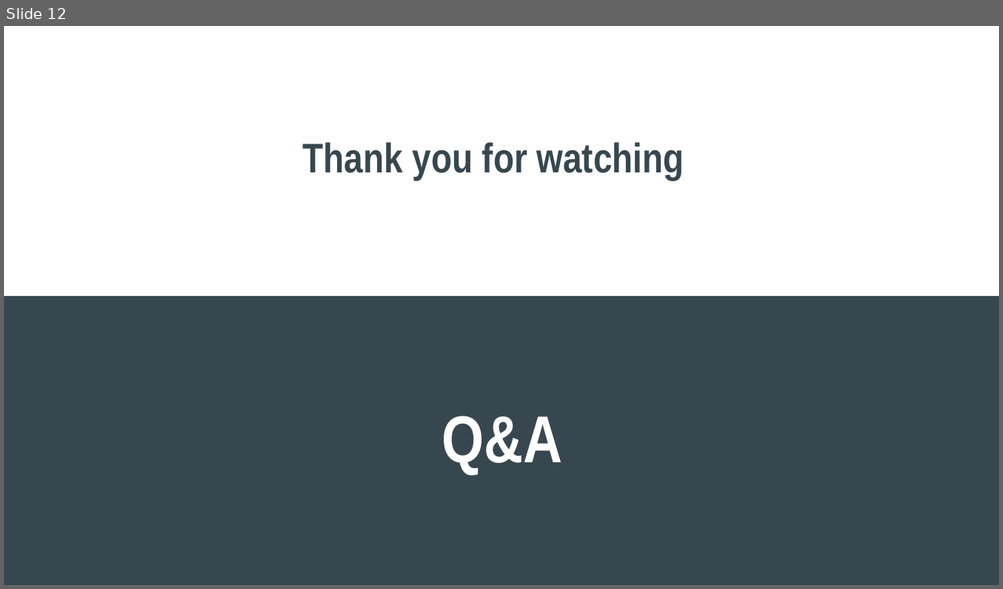
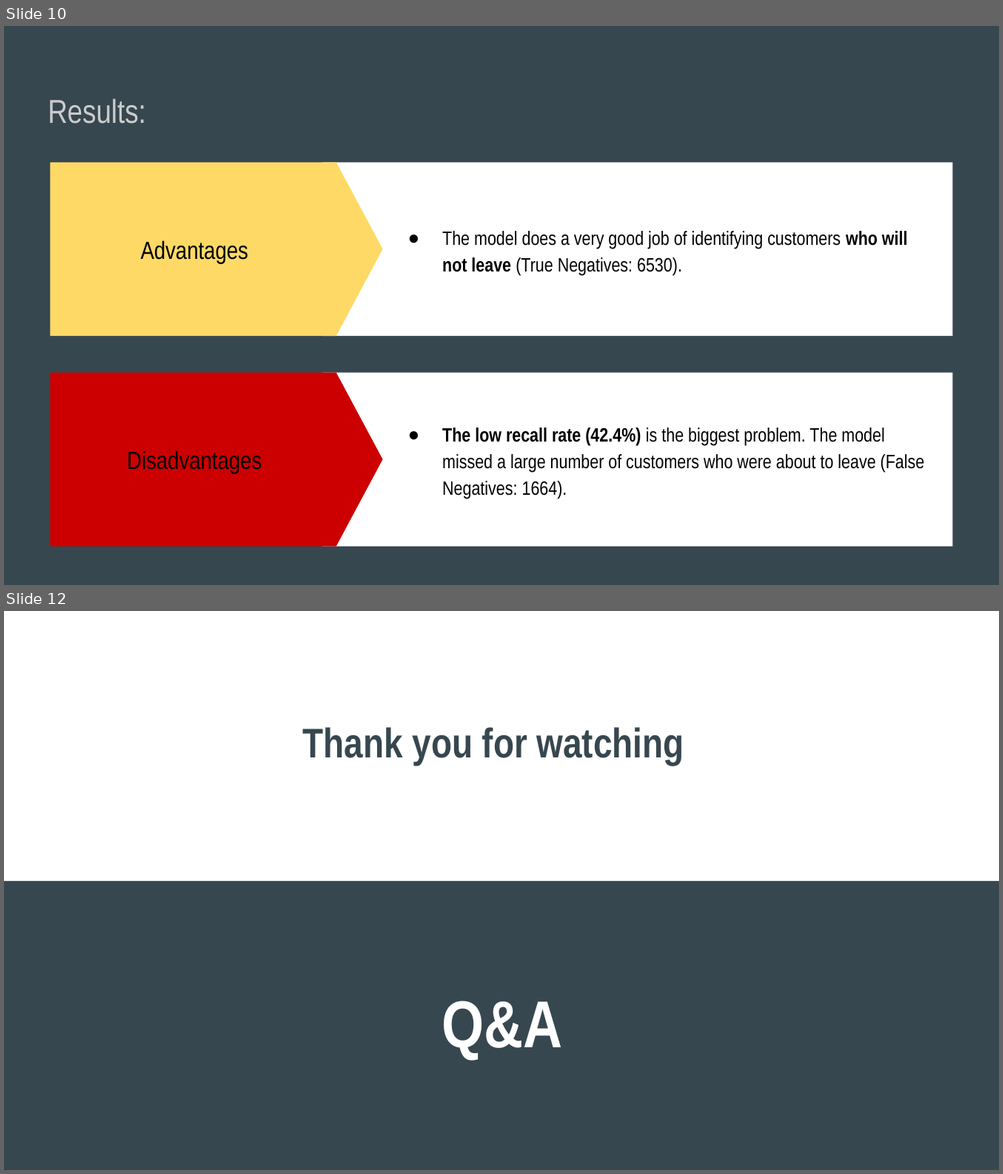
Before and after one commit to TuanNguyenDin/Ecommerce-customer-behavior, a slide deck: Customer Churn Analytics And Prediction.pptx. Shown one above the other, each under a label of ours: slide 12 before the commit, slides 10 and 12 after it; the slides between them are not shown. The pictures are 1003x589 and 1003x1174 pixels, drawn with LibreOffice and Linux fonts; fonts in the diff are those of the drawing. Boxes give left, top, right and bottom in pixels: in the first picture for what was removed or moved away, otherwise in the second. Text is boxed around its words. In the diff, an @@ line names an element or a change of style, - is before the commit and + after.

```diff
--- a/Customer Churn Analytics And Prediction.pptx
+++ b/Customer Churn Analytics And Prediction.pptx
@@ slide 10 added at bbox=[4, 26, 999, 585], background #37474F @@
@@ title added at bbox=[48, 99, 146, 124], 24 pt, text #CCCCCC @@
+Results:
@@ pentagon arrow added at bbox=[50, 162, 382, 336], fill #FFD966 @@
@@ rectangle added at bbox=[322, 162, 952, 336], fill #FFFFFF @@
@@ text added at bbox=[141, 241, 248, 264], 18 pt, text #000000 @@
+Advantages
@@ text added at bbox=[442, 231, 908, 275], 14 pt, text #000000 @@
+● The model does a very good job of identifying customers who will not leave (True Negatives: 6530).
@@ pentagon arrow added at bbox=[50, 373, 382, 547], fill #CC0000 @@
@@ rectangle added at bbox=[322, 373, 952, 547], fill #FFFFFF @@
@@ text added at bbox=[442, 428, 925, 500], 14 pt, text #000000 @@
+● The low recall rate (42.4%) is the biggest problem. The model missed a large number of customers who were about to leave (False Negatives: 1664).
@@ text added at bbox=[127, 451, 262, 474], 18 pt, text #000000 @@
+Disadvantages
```
Also in this commit, not shown: 2 slides changed, 5 other slides added, 6 slides removed.
